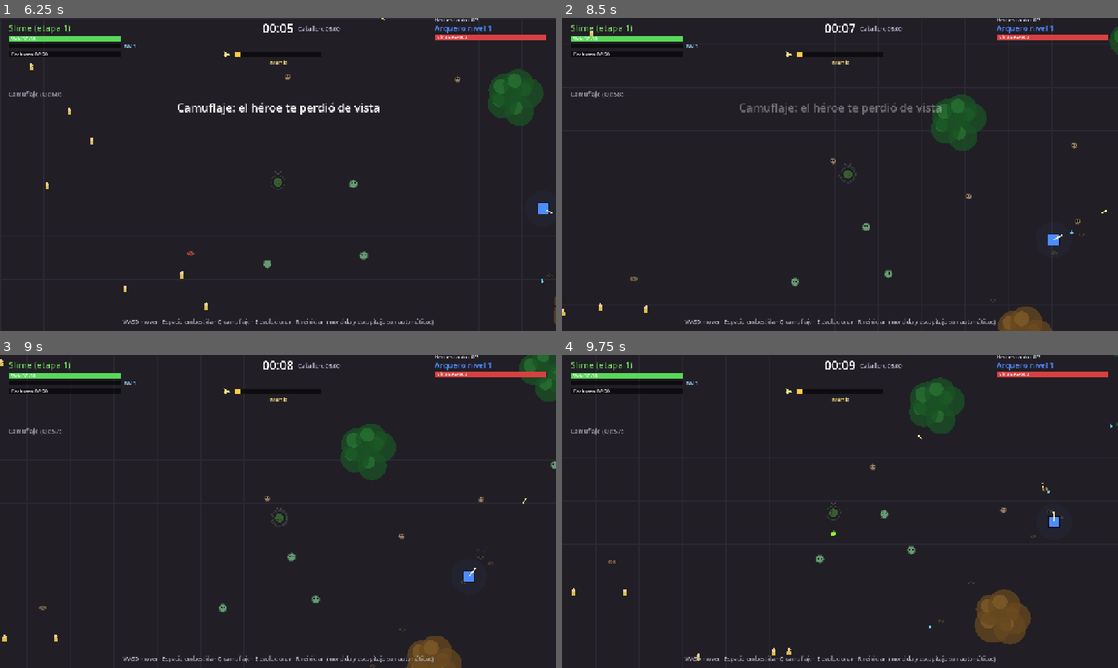
Above: before the commit, frames 1-4 (two rows, left to right).
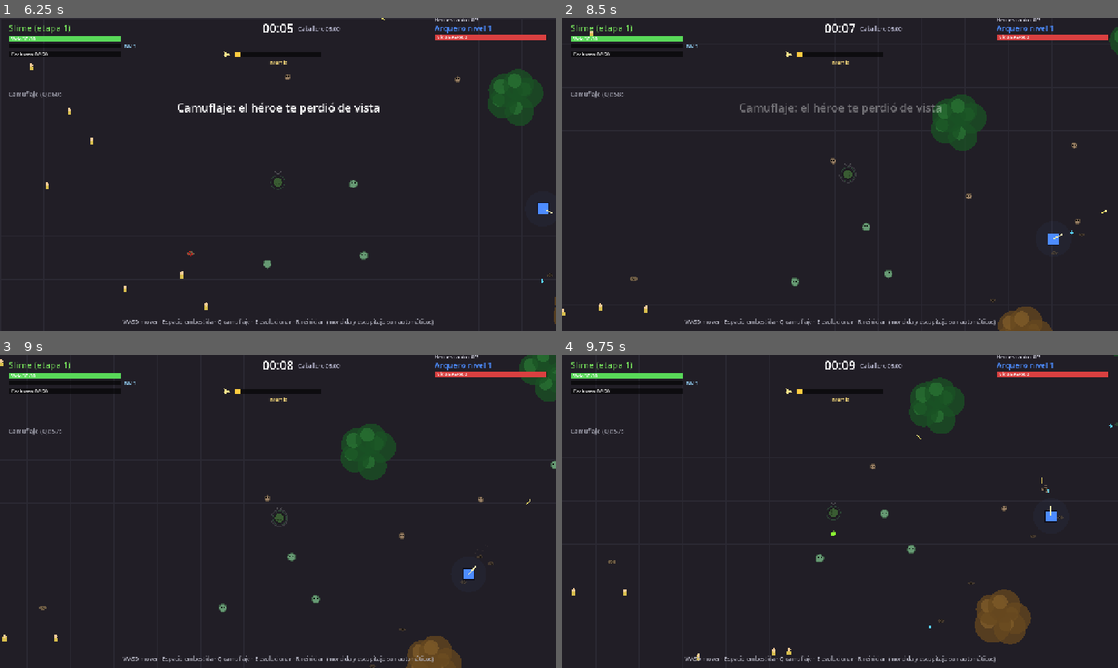
Above: after the commit, the same moments.

Repository: FedeOsorio/survive-the-hero
Game: Godot game, scene res://scenes/menu.tscn
Same seed, same stepped clock (60 frames per second), same inputs: the game is played once before the commit and once after it.
Inputs (mouse positions are in pixels of both pictures, inside the frame that each line leads up to):
- Up to frame 1 (6.25 s): click "Jugar" at 0.5 s; tap Enter (pick_confirm) at 1.25, 4.35 s; move the mouse to (400, 158) at 1.27 s; hold D (move_right) 1.28-2.03 s; tap Space (dash) at 1.35 s; click (400, 158) at 1.42 s; move the mouse to (166, 190) at 2.02 s; hold S (move_down) 2.03-2.78 s; tap 1 (pick_1) at 2.1 s; move the mouse to (333, 105) at 2.77 s; hold D (move_right) 2.78-3.53 s; tap 2 (pick_2) at 2.85 s; move the mouse to (250, 237) at 3.52 s; hold W (move_up) 3.53-4.28 s; tap 3 (pick_3) at 3.6 s; click (250, 237) at 3.67 s; move the mouse to (444, 221) at 4.27 s; hold A (move_left) 4.28-5.78 s; move the mouse to (111, 127) at 5.02 s; tap C (rally) at 5.1 s; move the mouse to (305, 174) at 5.77 s; hold S (move_down) from 5.78 s (still down); tap Q (stealth) at 5.85 s; click (305, 174) at 5.92 s
- Up to frame 2 (8.5 s): move the mouse to (756, 96) at 6.52 s; release S (move_down) at 6.53 s; hold D (move_right) 6.53-7.28 s; tap Shift at 6.6 s; move the mouse to (962, 158) at 7.27 s; hold W (move_up) 7.28-8.03 s; tap Keypad Enter at 7.35 s; move the mouse to (728, 190) at 8.02 s; hold D (move_right) from 8.03 s (still down); tap Space (dash) at 8.1 s; click (728, 190) at 8.17 s
- Up to frame 3 (9 s): move the mouse to (333, 442) at 8.77 s; release D (move_right) at 8.78 s; hold S (move_down) from 8.78 s (still down); tap 1 (pick_1) at 8.85 s
- Up to frame 4 (9.75 s): move the mouse to (812, 574) at 9.52 s; release S (move_down) at 9.53 s; hold A (move_left) from 9.53 s (still down); tap 2 (pick_2) at 9.6 s

Frame 1 is identical in both runs. In frame 2, less than 0.1% of the frame differs, in the area x 41-94%, y 56-84%; in frame 3, less than 0.1%; in frame 4, 0.2%, in the area x 45-100%, y 22-67%.

Commit message:
Tanda 09-d C: el héroe vuelve a juntar gemas

Diff:
--- a/scripts/balance.gd
+++ b/scripts/balance.gd
@@ -79,7 +79,8 @@
 # El grito empieza apenas un civil sale corriendo de vos, no cuando muere.
 # Cada grito nuevo actualiza el lugar. La alarma dura hasta que llega (a ALARM_ARRIVE_DIST)
 # y ALARM_SEARCH_TIME más buscando, con un máximo de ALARM_MAX_TIME desde el último grito.
-const ALARM_PULL := 4.0 # más que cofres (3,0), corazones (2,8) y gemas (2,2)
+const ALARM_PULL := 4.0 # más que cofres (3,0) y corazones (2,8)
+const ALARM_PULL_WITH_GEMS := 1.5 # 09-d C: con un montón de gemas en su radio, las gemas mandan
 const ALARM_ARRIVE_DIST := 80.0
 const ALARM_SEARCH_TIME := 3.0
 const ALARM_MAX_TIME := 12.0
@@ -206,17 +207,13 @@
 const HUNT_PULL_CROWDED := 1.5 # con mucha horda encima
 const HUNT_CROWDED_DANGER := 3.0
 const HUNT_IDEAL_DIST := 220.0
-const HUNT_GEM_RADIUS := 200.0 # mientras caza, solo junta los montones cercanos
-const HUNT_GEM_PULL := 1.2
 # Gemas: va al montón que más vale (XP a HERO_GEM_CLUSTER_RADIUS / (distancia + HERO_GEM_DIST_BIAS)).
 const HERO_GEM_CLUSTER_RADIUS := 100.0
 const HERO_GEM_DIST_BIAS := 150.0
 const HERO_GEM_SEEK_RADIUS := 600.0 # libre
-const HERO_GEM_PULL := 2.6 # libre, sin peligro
-const HERO_GEM_PULL_DANGER := 1.6 # libre, con horda encima
+const HERO_GEM_PULL := 4.5 # sin peligro (09-d C: era 2,6)
+const HERO_GEM_PULL_DANGER := 3.0 # con horda encima (09-d C: era 1,6)
 const HERO_GEM_DANGER := 3.0 # libre: con este peligro o más usa HERO_GEM_PULL_DANGER
-const ALARM_GEM_RADIUS := 300.0 # yendo a un grito
-const ALARM_GEM_PULL := 1.8
 const HUNT_ESCAPE_RADIUS := 80.0 # con tantos creeps así de cerca, primero zafa
 const HUNT_ESCAPE_COUNT := 2
 const HUNT_SHARE_RADIUS := 150.0 # con creeps así de cerca, alterna un disparo a vos y uno a la horda
--- a/scripts/hero_brain.gd
+++ b/scripts/hero_brain.gd
@@ -101,17 +101,11 @@
 		if away_p.length() > 0.01:
 			steer += away_p.normalized() * 3.0 # furia: primero toma distancia de vos
 
-	# 2. juntar experiencia: va al montón de gemas que más vale. Cazándote o yendo
-	#    a un grito mira más cerca y tira menos, pero igual se desvía por un montón.
+	# 2. juntar experiencia: siempre va al montón de gemas que más vale (cazándote,
+	#    yendo a un grito o enfurecido también; solo no en la carrera de la furia).
 	if not low_hp:
 		var seek := B.HERO_GEM_SEEK_RADIUS
 		var pull := B.HERO_GEM_PULL if danger < B.HERO_GEM_DANGER else B.HERO_GEM_PULL_DANGER
-		if hunting:
-			seek = B.HUNT_GEM_RADIUS
-			pull = B.HUNT_GEM_PULL
-		elif sight == Sight.SEARCH or (alarm and not hunting):
-			seek = B.ALARM_GEM_RADIUS
-			pull = B.ALARM_GEM_PULL
 		if _pile_t <= 0.0 or not is_instance_valid(_pile) or position.distance_to(_pile.position) > seek:
 			_pile_t = B.HERO_GEM_PILE_EVERY
 			_pile = _best_gem_pile(seek)
@@ -142,7 +136,8 @@
 	if alarm and not low_hp and not hunting:
 		var to_alarm: Vector2 = world.alarm_pos - position
 		if to_alarm.length() > 40.0:
-			steer += to_alarm.normalized() * B.ALARM_PULL
+			# con gemas a mano primero las junta: el grito tira menos
+			steer += to_alarm.normalized() * (B.ALARM_PULL_WITH_GEMS if is_instance_valid(_pile) else B.ALARM_PULL)
 
 	# 2c. te perdió de vista: va a tu última posición vista
 	if sight == Sight.SEARCH and not low_hp:
